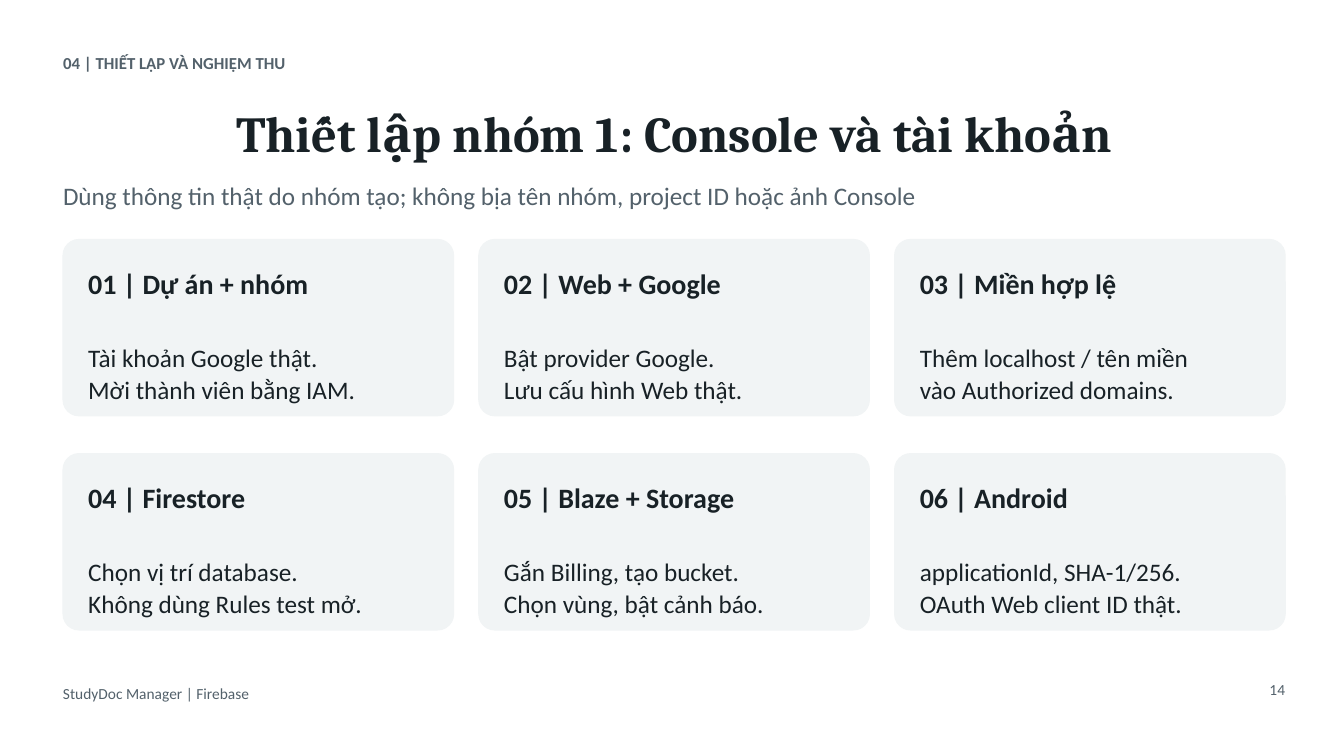
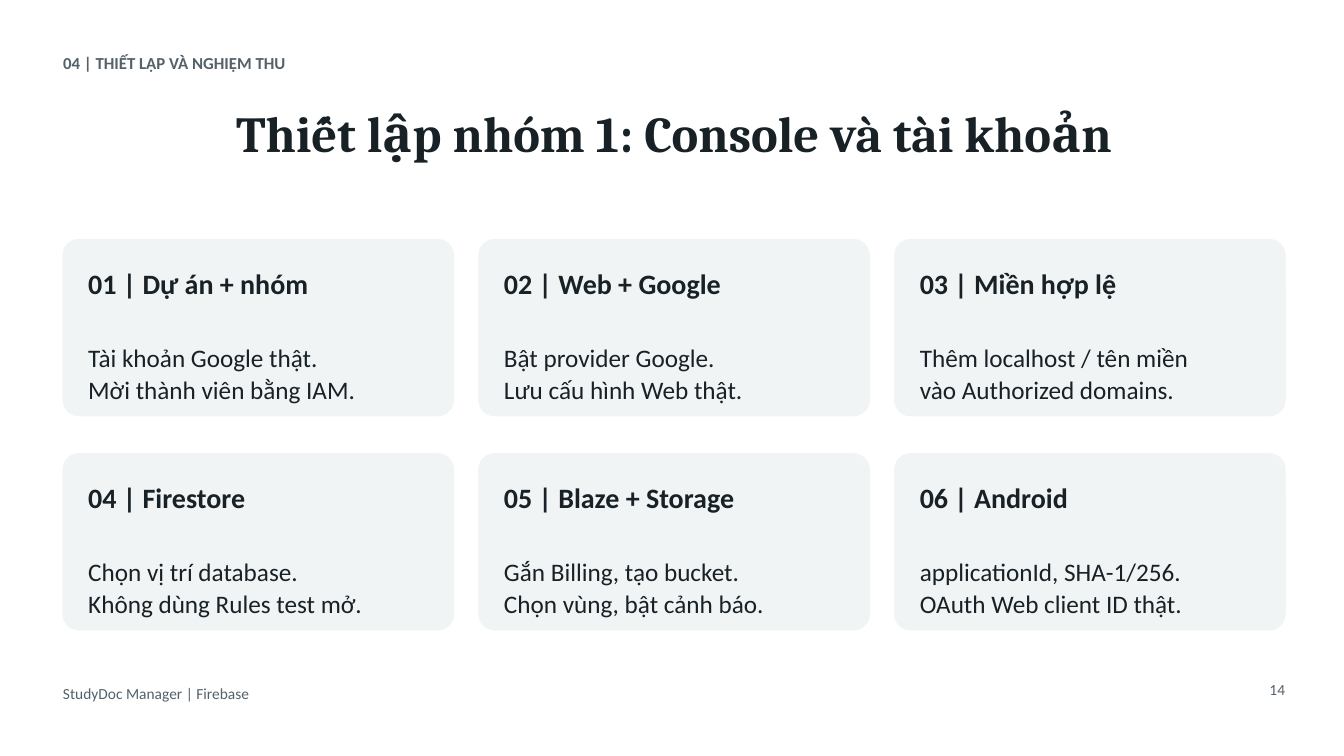
Before and after one commit to tungcorn/mobile_th1_qly_hoc_tap, a slide deck: slide 14 of SLIDE_FIREBASE_CLOUD_DMS.pptx. Drawn at 1344x756 pixels with LibreOffice and Linux fonts; fonts in the diff are those of the drawing. Boxes give left, top, right and bottom in pixels: in the first picture for what was removed or moved away, otherwise in the second. Text is boxed around its words. In the diff, an @@ line names an element or a change of style, - is before the commit and + after.

```diff
--- a/SLIDE_FIREBASE_CLOUD_DMS.pptx
+++ b/SLIDE_FIREBASE_CLOUD_DMS.pptx
@@ text removed at (63,187,915,210) @@
-Dùng thông tin thật do nhóm tạo; không bịa tên nhóm, project ID hoặc ảnh Console
```
Also in this commit, not shown: 4 other slides changed.
